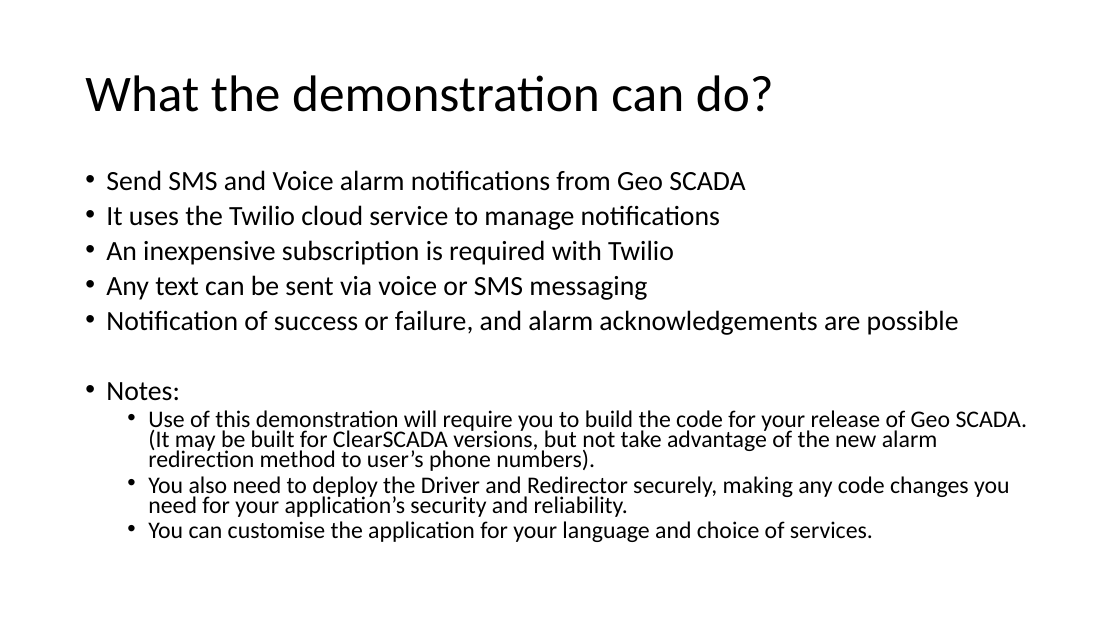
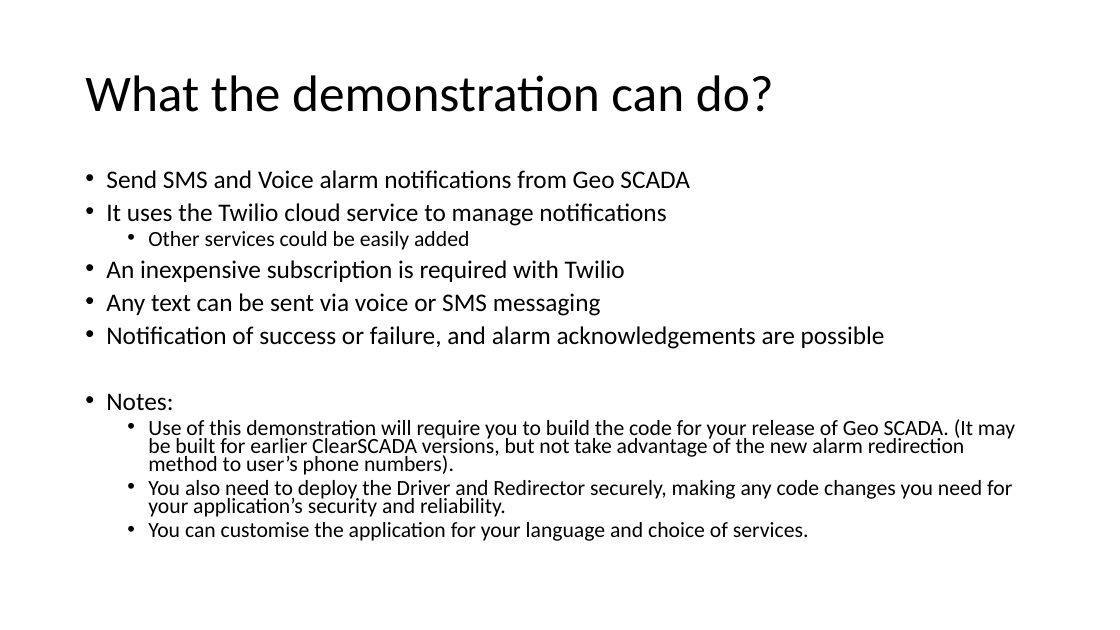
Before and after one commit to GeoSCADA/Driver-Notify, a slide deck: slide 2 of NotifyDemo Description.pptx. Drawn at 1120x630 pixels with LibreOffice and Linux fonts; fonts in the diff are those of the drawing. Boxes give left, top, right and bottom in pixels: in the first picture for what was removed or moved away, otherwise in the second. Text is boxed around its words. In the diff, an @@ line names an element or a change of style, - is before the commit and + after.

```diff
--- a/NotifyDemo Description.pptx
+++ b/NotifyDemo Description.pptx
@@ text at [106,170,1012,541]: size 23.8 to 21.7 pt in "Send SMS and Voice alarm notifications from ...", "It uses the Twilio cloud service to ...", "An inexpensive subscription is required with Twilio", "Any text can be sent via voice ..." and 2 more places; size 20.4 to 18.6 pt in "You also need to deploy the Driver ...", "You can customise the application for your ..." @@
@@ text at [148,231,469,250]: paragraph added @@
+  • Other services could be easily added
@@ text at [148,419,1015,475]: text changed; size 20.4 to 18.6 pt @@
-  • Use of this demonstration will require you to build the code for your release of Geo SCADA. (It may be built for ClearSCADA versions, but not take advantage of the new alarm redirection method to user’s phone numbers).
+  • Use of this demonstration will require you to build the code for your release of Geo SCADA. (It may be built for earlier ClearSCADA versions, but not take advantage of the new alarm redirection method to user’s phone numbers).
```
Also in this commit, not shown: 1 other slide changed, 4 other files.
